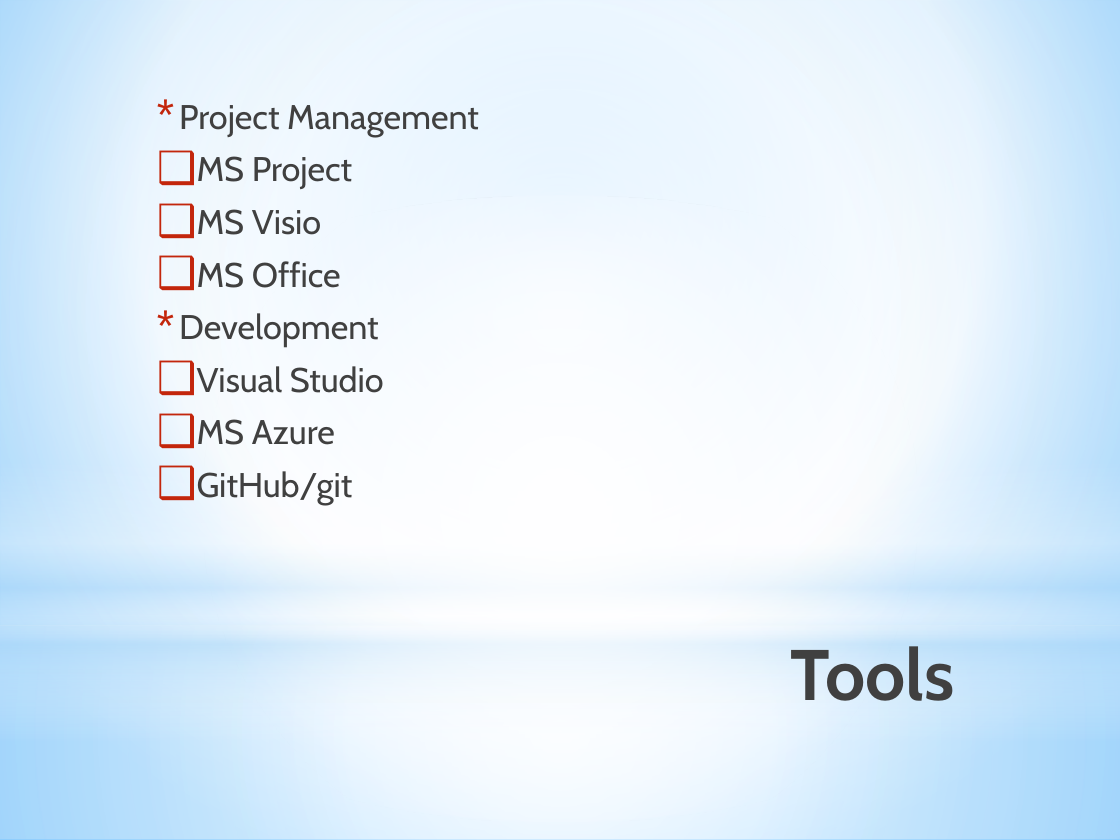
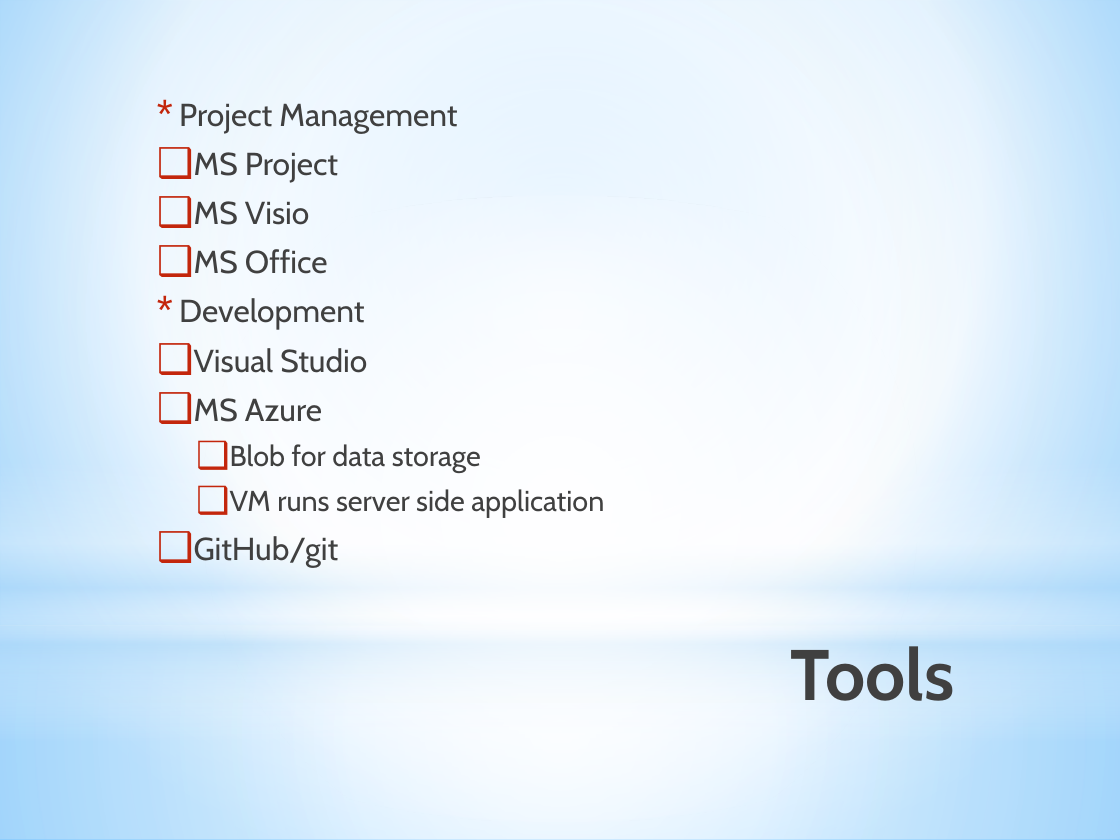
Before and after one commit to CICS525Project/DropboxImpl, a slide deck: slide 12 of Cloud Box_ppt.pptx. Drawn at 1120x840 pixels with LibreOffice and Linux fonts; fonts in the diff are those of the drawing. Boxes give left, top, right and bottom in pixels: in the first picture for what was removed or moved away, otherwise in the second. Text is boxed around its words. In the diff, an @@ line names an element or a change of style, - is before the commit and + after.

```diff
--- a/Cloud Box_ppt.pptx
+++ b/Cloud Box_ppt.pptx
@@ text at (179,103,457,422): size 22 to 20.4 pt in "Project Management", "MS Project", "MS Visio", "MS Office" and 4 more places @@
@@ text at (230,444,604,518): paragraphs added @@
+  ❑ Blob for data storage
+  ❑ VM runs server side application
```
Also in this commit, not shown: 1 other slide changed.
